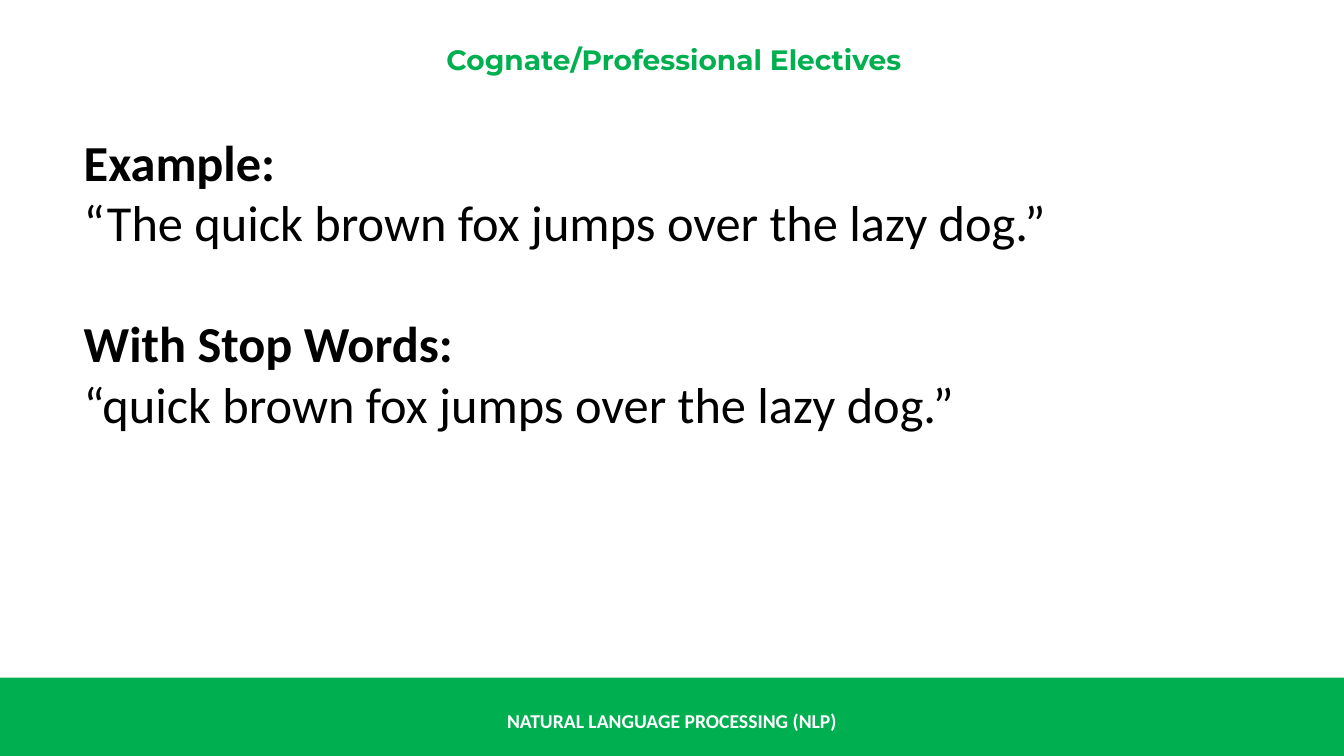
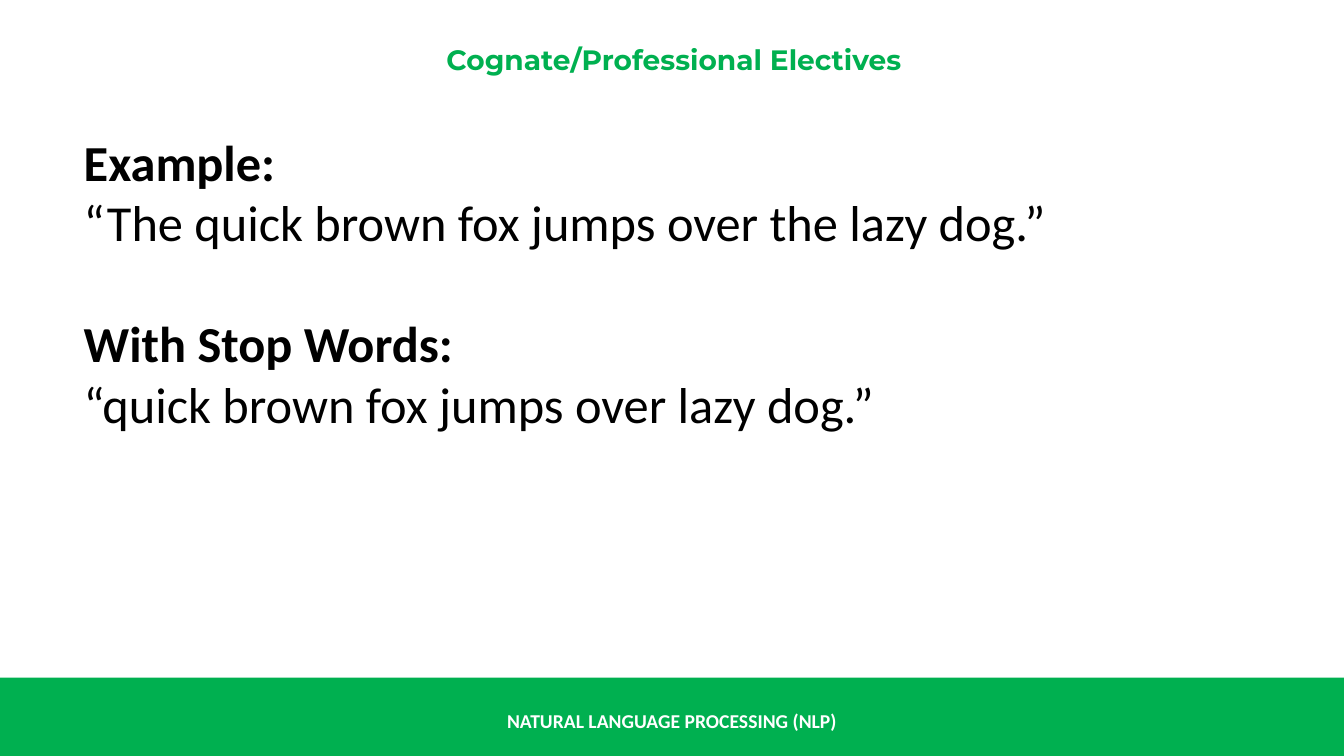
Before and after one commit to renatomaaliw3/public_files, a slide deck: slide 54 of CPE Electives (1 - 3)/01. Lectures Notebook/000. Presentations & Text Books/01. Presentation Slides/32. Natural Langugage Processing (NLP).pptx. Drawn at 1344x756 pixels with LibreOffice and Linux fonts; fonts in the diff are those of the drawing. Boxes give left, top, right and bottom in pixels: in the first picture for what was removed or moved away, otherwise in the second. Text is boxed around its words. In the diff, an @@ line names an element or a change of style, - is before the commit and + after.

```diff
--- a/CPE Electives (1 - 3)/01. Lectures Notebook/000. Presentations & Text Books/01. Presentation Slides/32. Natural Langugage Processing (NLP).pptx
+++ b/CPE Electives (1 - 3)/01. Lectures Notebook/000. Presentations & Text Books/01. Presentation Slides/32. Natural Langugage Processing (NLP).pptx
@@ text at (x1=84, y1=387, x2=874, y2=432): text changed @@
-“quick brown fox jumps over the lazy dog.”
+“quick brown fox jumps over lazy dog.”
```
Also in this commit, not shown: 2 other files.
